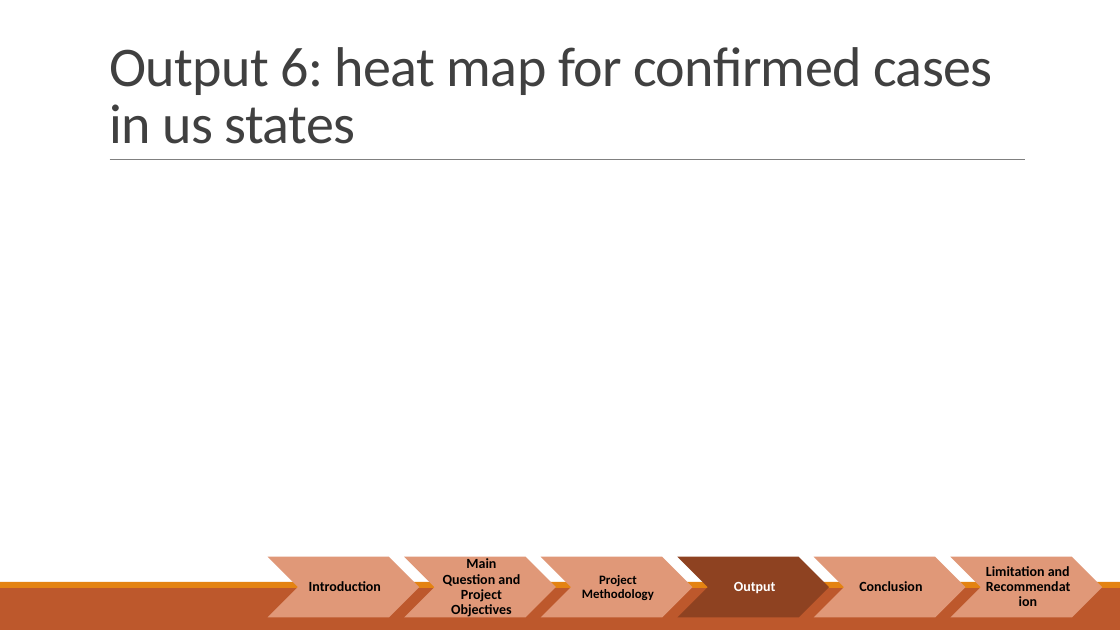
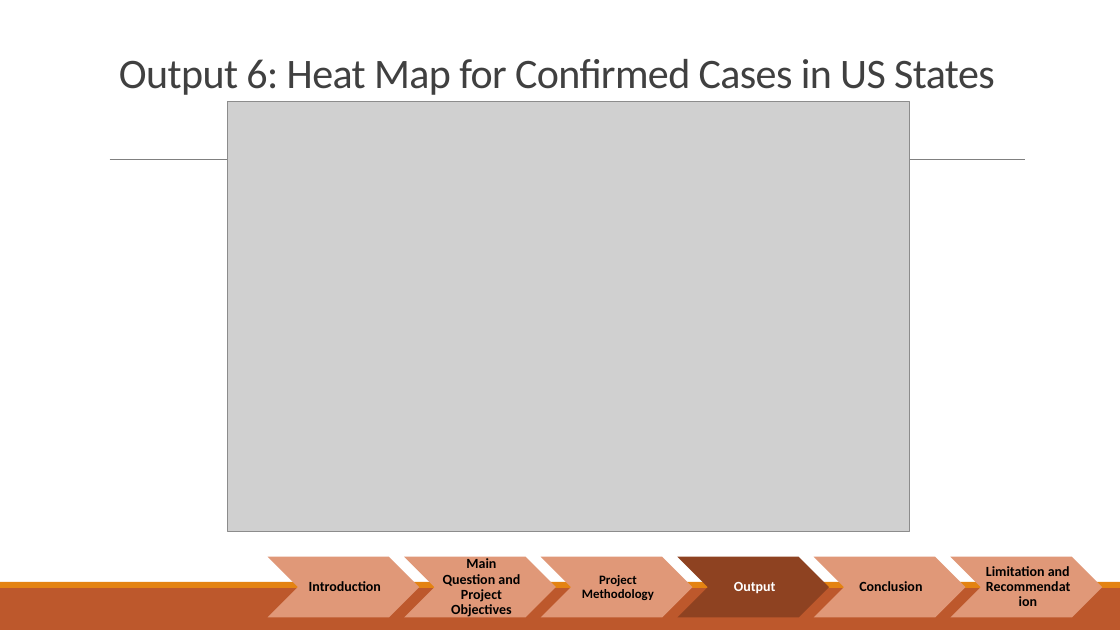
Before and after one commit to NormanGwinn/Project1_Group1, a slide deck: slide 11 of COVID-19-gini.pptx. Drawn at 1120x630 pixels with LibreOffice and Linux fonts; fonts in the diff are those of the drawing; grey boxes stand for pictures. Boxes give left, top, right and bottom in pixels: in the first picture for what was removed or moved away, otherwise in the second. Text is boxed around its words. In the diff, an @@ line names an element or a change of style, - is before the commit and + after.

```diff
--- a/COVID-19-gini.pptx
+++ b/COVID-19-gini.pptx
@@ title at (119,59,995,95): text changed; size 48 to 36 pt @@
-Output 6: heat map for confirmed cases in us states
+Output 6: Heat Map for Confirmed Cases in US States
@@ picture added at (228,102,909,532) @@
```
Also in this commit, not shown: 7 other slides changed.
